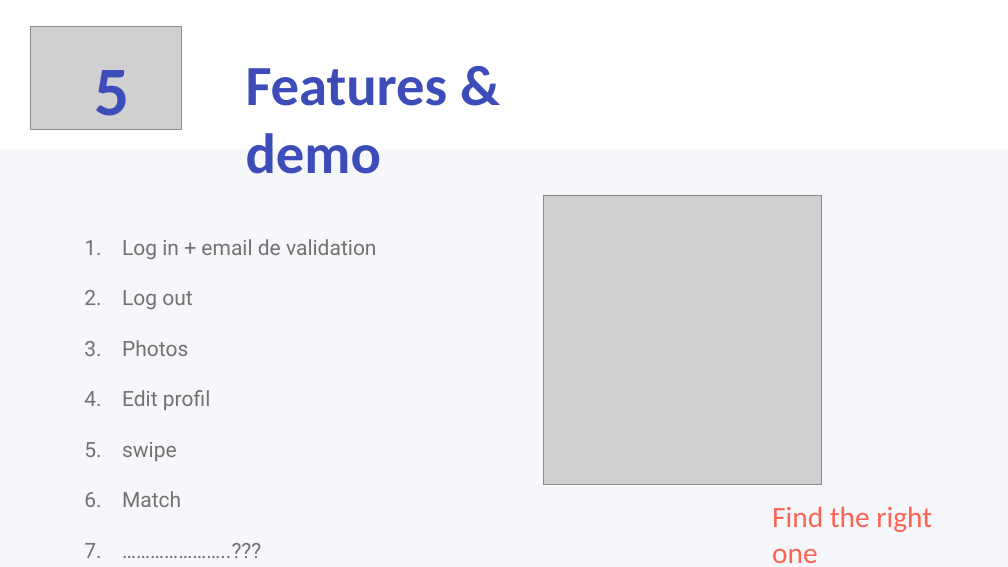
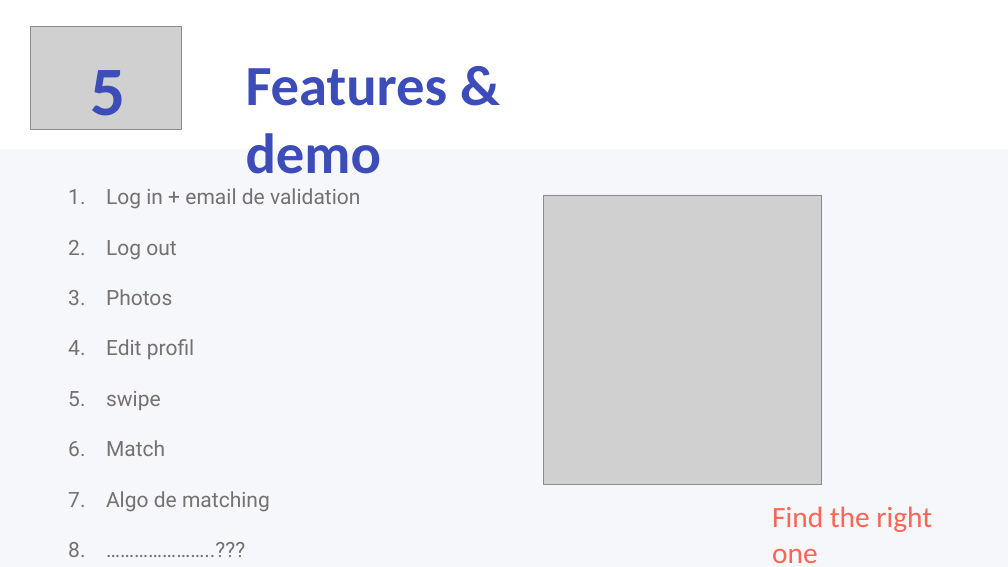
Before and after one commit to solown/ServeurWEB_PROJET, a slide deck: slide 26 of presentation/fr81.pptx (slide 24 before the commit). Drawn at 1008x567 pixels with LibreOffice and Linux fonts; fonts in the diff are those of the drawing; grey boxes stand for pictures. Boxes give left, top, right and bottom in pixels: in the first picture for what was removed or moved away, otherwise in the second. Text is boxed around its words. In the diff, an @@ line names an element or a change of style, - is before the commit and + after.

```diff
--- a/presentation/fr81.pptx
+++ b/presentation/fr81.pptx
@@ text "5": place and size @@
-text "5" at bbox=[94, 70, 129, 133]
+text "5" at bbox=[90, 70, 125, 133]
@@ text "Log in + email de ...": place and size @@
-text "Log in + email de ..." at bbox=[122, 239, 377, 507]
+text "Log in + email de ..." at bbox=[106, 188, 361, 512]
@@ text at bbox=[106, 491, 270, 512]: paragraph added @@
+7. Algo de matching
```
Also in this commit, not shown: 2 other slides changed, 2 slides added, 2 other files.
